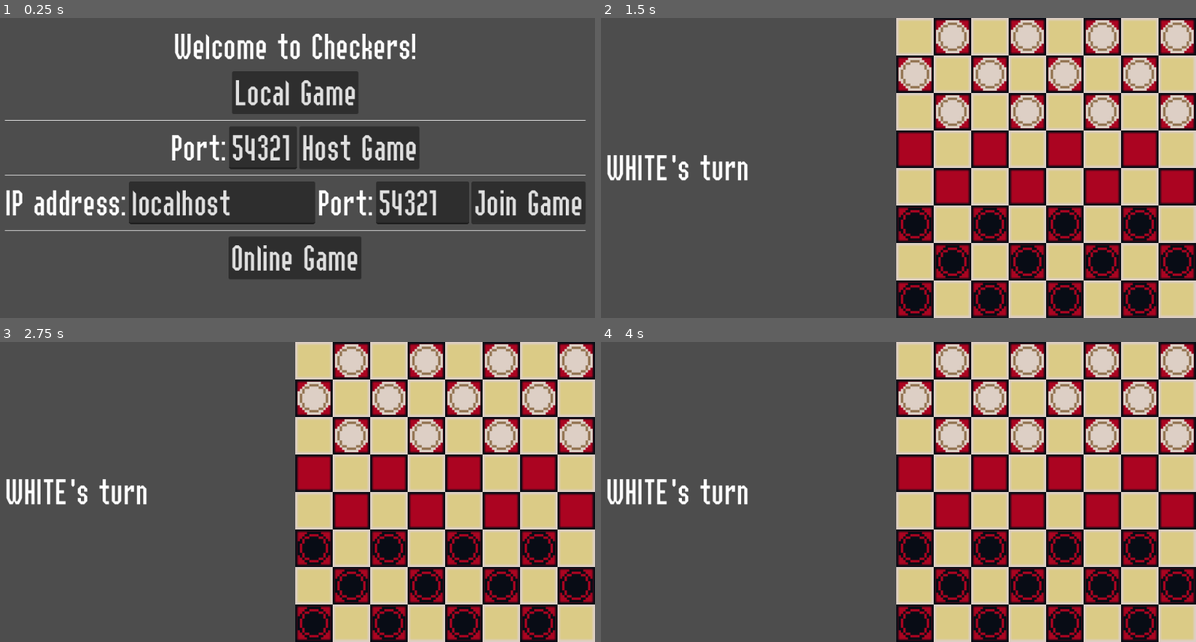
Above: before the commit, frames 1-4 (two rows, left to right).
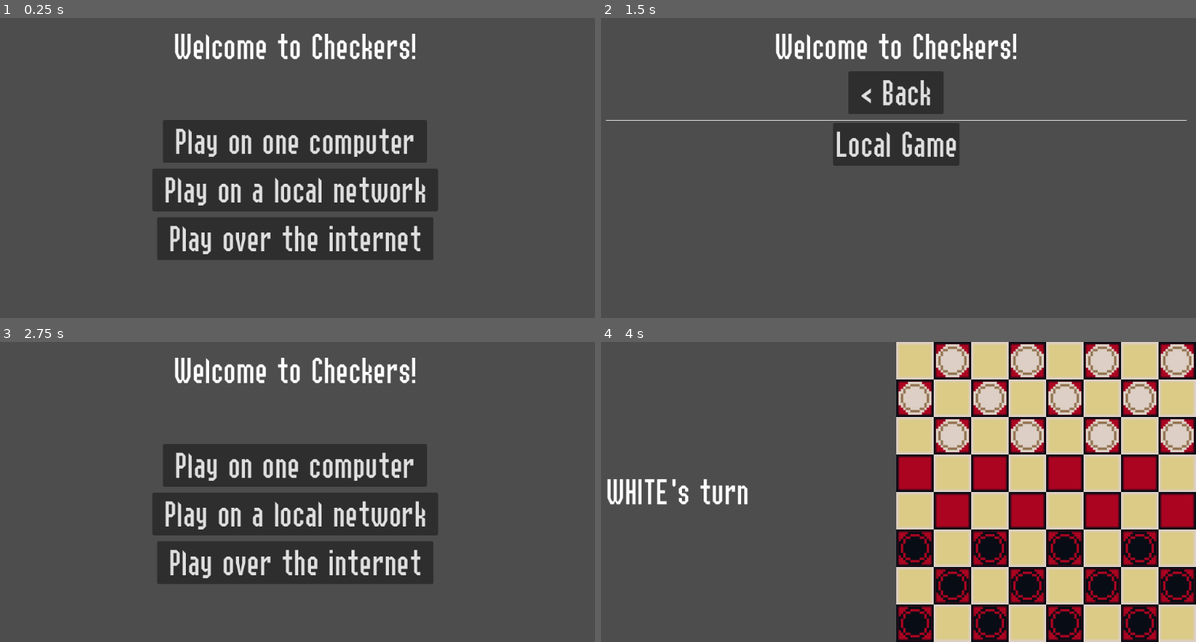
Above: after the commit, the same moments.

Repository: k4gi/boardplayer
Game: Godot game, scene res://CheckersMain.tscn
Two runs of this game, one before a commit and one after it. Both use one fixed random seed, a clock stepped at 60 frames per second and the inputs below.
Inputs (mouse positions are in pixels of both pictures, inside the frame that each line leads up to):
- Up to frame 1 (0.25 s): no input
- Up to frame 2 (1.5 s): click (898, 93) at 0.5 s, where only the run before the commit has a clickable "Local Game"; click (898, 141) at 1.25 s, where only the run after the commit has a clickable "Play on one computer"
- Up to frame 3 (2.75 s): click (297, 417) at 2 s, where only the run after the commit has a clickable "< Back"
- Up to frame 4 (4 s): click (898, 465) at 2.75 s, where only the run after the commit has a clickable "Play on one computer"; click (898, 468) at 3.5 s, where only the run after the commit has a clickable "Local Game"

The runs differ from the first frame. In frame 1, 24% of the frame differs, in the area x 0-99%, y 17-87%; in frame 2, 55%; in frame 3, 61%, in the area x 1-100%, y 0-100%; in frame 4, nothing differs.

Commit message:
the beginnings of a nice nested main menu. also sorted out all those compiler warnings that weren't important

Diff:
--- a/boardplayer/CheckersClient.gd
+++ b/boardplayer/CheckersClient.gd
@@ -22,8 +22,8 @@
 
 
 @rpc("any_peer", "reliable")
-func pickup_piece(piece_pos: Vector2i):
-	pass
+func pickup_piece(_piece_pos: Vector2i):
+	pass #dummy
 
 
 @rpc("reliable")
@@ -87,7 +87,7 @@
 
 
 @rpc("any_peer", "reliable")
-func move_piece(piece_pos: Vector2i, highlight_pos: Vector2i, taking_piece_pos):
+func move_piece(_piece_pos: Vector2i, _highlight_pos: Vector2i, _taking_piece_pos):
 	pass #dummy
 
 
@@ -141,7 +141,7 @@
 
 func _on_move_highlight_move_here(highlight):
 	var is_action = highlight.get("is_action")
-	var taking_piece = highlight.get("is_taking_piece")
+	#var taking_piece = highlight.get("is_taking_piece")
 	var highlight_pos = highlight.get_position()
 
 	if not is_action: #not making a move
--- a/boardplayer/CheckersGame.gd
+++ b/boardplayer/CheckersGame.gd
@@ -96,7 +96,7 @@
 			piece_array[x].append( null )
 
 	#spawn in pieces
-	var board_coords = $Board.get_used_cells(0)
+	#var board_coords = $Board.get_used_cells(0)
 	for first_three in range(0,3):
 		for x in range(8):
 			if $Board.get_cell_atlas_coords(0, Vector2i(x,first_three)) == TILE_RED:
--- a/boardplayer/CheckersMain.gd
+++ b/boardplayer/CheckersMain.gd
@@ -4,11 +4,15 @@
 const CHECKERS_GAME = preload("res://CheckersGame.tscn")
 const CHECKERS_CLIENT = preload("res://CheckersClient.tscn")
 
+const DEFAULT_NETWORK_ADDRESS = "127.0.0.1"
+const DEFAULT_NETWORK_PORT = 54321
+const DEFAULT_INTERNET_ADDRESS = "51.161.152.131"
+const DEFAULT_INTERNET_PORT = 54321
+
 
 var network_address = "localhost"
 var network_port = 54321
-#var internet_address = "51.161.152.131"
-var internet_address = "localhost"
+var internet_address = "51.161.152.131"
 var internet_port = 54321
 
 var opponent_peer_id = null
@@ -123,7 +127,7 @@
 	rpc("set_opponent_peer_id", multiplayer.get_multiplayer_peer()) #should be 1? cause we're the host?
 
 
-func _on_peer_disconnected(id):
+func _on_peer_disconnected(_id):
 	pass
 
 
--- a/boardplayer/CheckersMain.tscn
+++ b/boardplayer/CheckersMain.tscn
@@ -1,9 +1,10 @@
-[gd_scene load_steps=7 format=3 uid="uid://dkhy1km40x481"]
+[gd_scene load_steps=8 format=3 uid="uid://dkhy1km40x481"]
 
 [ext_resource type="Script" path="res://CheckersMain.gd" id="1_farx3"]
 [ext_resource type="Theme" uid="uid://d2vr315te7cd8" path="res://DefaultTheme.tres" id="3_183qv"]
 [ext_resource type="Theme" uid="uid://tvwj3tis3sd3" path="res://BigTextTheme.tres" id="3_cfsq8"]
 [ext_resource type="Script" path="res://Chat.gd" id="4_4to8l"]
+[ext_resource type="Script" path="res://MainMenu.gd" id="4_8ejgy"]
 [ext_resource type="Script" path="res://Matching.gd" id="5_2igk7"]
 [ext_resource type="Script" path="res://OnlineReady.gd" id="6_8trr2"]
 
@@ -25,75 +26,120 @@
 [node name="MainMenu" type="VBoxContainer" parent="MarginContainer/VBoxUI"]
 unique_name_in_owner = true
 layout_mode = 2
+size_flags_vertical = 3
 theme = ExtResource("3_cfsq8")
 theme_override_constants/separation = 10
-
-[node name="Label" type="Label" parent="MarginContainer/VBoxUI/MainMenu"]
+script = ExtResource("4_8ejgy")
+
+[node name="Title" type="Label" parent="MarginContainer/VBoxUI/MainMenu"]
 layout_mode = 2
 text = "Welcome to Checkers!"
 horizontal_alignment = 1
 
-[node name="LocalGame" type="Button" parent="MarginContainer/VBoxUI/MainMenu"]
+[node name="BackButton" type="Button" parent="MarginContainer/VBoxUI/MainMenu"]
+visible = false
+layout_mode = 2
+size_flags_horizontal = 4
+text = " < Back "
+
+[node name="MainButtons" type="VBoxContainer" parent="MarginContainer/VBoxUI/MainMenu"]
+layout_mode = 2
+size_flags_horizontal = 4
+size_flags_vertical = 6
+theme_override_constants/separation = 10
+
+[node name="OneComputer" type="Button" parent="MarginContainer/VBoxUI/MainMenu/MainButtons"]
+layout_mode = 2
+size_flags_horizontal = 4
+text = " Play on one computer "
+
+[node name="LocalNetwork" type="Button" parent="MarginContainer/VBoxUI/MainMenu/MainButtons"]
+layout_mode = 2
+size_flags_horizontal = 4
+text = " Play on a local network "
+
+[node name="OverInternet" type="Button" parent="MarginContainer/VBoxUI/MainMenu/MainButtons"]
+layout_mode = 2
+size_flags_horizontal = 4
+text = " Play over the internet "
+
+[node name="OneComputerBox" type="VBoxContainer" parent="MarginContainer/VBoxUI/MainMenu"]
+visible = false
+layout_mode = 2
+
+[node name="Line4" type="ColorRect" parent="MarginContainer/VBoxUI/MainMenu/OneComputerBox"]
+custom_minimum_size = Vector2(0, 1)
+layout_mode = 2
+
+[node name="LocalGame" type="Button" parent="MarginContainer/VBoxUI/MainMenu/OneComputerBox"]
 layout_mode = 2
 size_flags_horizontal = 4
 text = "Local Game"
 
-[node name="ColorRect" type="ColorRect" parent="MarginContainer/VBoxUI/MainMenu"]
+[node name="LocalNetworkBox" type="VBoxContainer" parent="MarginContainer/VBoxUI/MainMenu"]
+visible = false
+layout_mode = 2
+
+[node name="Line" type="ColorRect" parent="MarginContainer/VBoxUI/MainMenu/LocalNetworkBox"]
 custom_minimum_size = Vector2(0, 1)
 layout_mode = 2
 
-[node name="HBoxContainer" type="HBoxContainer" parent="MarginContainer/VBoxUI/MainMenu"]
-layout_mode = 2
-size_flags_horizontal = 4
-
-[node name="Label2" type="Label" parent="MarginContainer/VBoxUI/MainMenu/HBoxContainer"]
+[node name="HostGameBox" type="HBoxContainer" parent="MarginContainer/VBoxUI/MainMenu/LocalNetworkBox"]
+layout_mode = 2
+size_flags_horizontal = 4
+
+[node name="PortLabel" type="Label" parent="MarginContainer/VBoxUI/MainMenu/LocalNetworkBox/HostGameBox"]
 layout_mode = 2
 text = "Port:"
 
-[node name="HostPortEntry" type="LineEdit" parent="MarginContainer/VBoxUI/MainMenu/HBoxContainer"]
-unique_name_in_owner = true
-layout_mode = 2
-size_flags_horizontal = 3
-
-[node name="HostGame" type="Button" parent="MarginContainer/VBoxUI/MainMenu/HBoxContainer"]
+[node name="HostPortEntry" type="LineEdit" parent="MarginContainer/VBoxUI/MainMenu/LocalNetworkBox/HostGameBox"]
+unique_name_in_owner = true
+layout_mode = 2
+size_flags_horizontal = 3
+
+[node name="HostGame" type="Button" parent="MarginContainer/VBoxUI/MainMenu/LocalNetworkBox/HostGameBox"]
 layout_mode = 2
 text = "Host Game"
 
-[node name="ColorRect2" type="ColorRect" parent="MarginContainer/VBoxUI/MainMenu"]
+[node name="Line2" type="ColorRect" parent="MarginContainer/VBoxUI/MainMenu/LocalNetworkBox"]
 custom_minimum_size = Vector2(0, 1)
 layout_mode = 2
 
-[node name="HBoxContainer2" type="HBoxContainer" parent="MarginContainer/VBoxUI/MainMenu"]
-layout_mode = 2
-
-[node name="Label" type="Label" parent="MarginContainer/VBoxUI/MainMenu/HBoxContainer2"]
+[node name="JoinGameBox" type="HBoxContainer" parent="MarginContainer/VBoxUI/MainMenu/LocalNetworkBox"]
+layout_mode = 2
+
+[node name="AddressLabel" type="Label" parent="MarginContainer/VBoxUI/MainMenu/LocalNetworkBox/JoinGameBox"]
 layout_mode = 2
 text = "IP address:"
 
-[node name="IPAddressEntry" type="LineEdit" parent="MarginContainer/VBoxUI/MainMenu/HBoxContainer2"]
+[node name="IPAddressEntry" type="LineEdit" parent="MarginContainer/VBoxUI/MainMenu/LocalNetworkBox/JoinGameBox"]
 unique_name_in_owner = true
 layout_mode = 2
 size_flags_horizontal = 3
 size_flags_stretch_ratio = 2.0
 
-[node name="Label2" type="Label" parent="MarginContainer/VBoxUI/MainMenu/HBoxContainer2"]
+[node name="PortLabel" type="Label" parent="MarginContainer/VBoxUI/MainMenu/LocalNetworkBox/JoinGameBox"]
 layout_mode = 2
 text = "Port:"
 
-[node name="IPPortEntry" type="LineEdit" parent="MarginContainer/VBoxUI/MainMenu/HBoxContainer2"]
-unique_name_in_owner = true
-layout_mode = 2
-size_flags_horizontal = 3
-
-[node name="JoinGame" type="Button" parent="MarginContainer/VBoxUI/MainMenu/HBoxContainer2"]
+[node name="IPPortEntry" type="LineEdit" parent="MarginContainer/VBoxUI/MainMenu/LocalNetworkBox/JoinGameBox"]
+unique_name_in_owner = true
+layout_mode = 2
+size_flags_horizontal = 3
+
+[node name="JoinGame" type="Button" parent="MarginContainer/VBoxUI/MainMenu/LocalNetworkBox/JoinGameBox"]
 layout_mode = 2
 text = "Join Game"
 
-[node name="ColorRect3" type="ColorRect" parent="MarginContainer/VBoxUI/MainMenu"]
+[node name="OverInternetBox" type="VBoxContainer" parent="MarginContainer/VBoxUI/MainMenu"]
+visible = false
+layout_mode = 2
+
+[node name="Line3" type="ColorRect" parent="MarginContainer/VBoxUI/MainMenu/OverInternetBox"]
 custom_minimum_size = Vector2(0, 1)
 layout_mode = 2
 
-[node name="OnlineGame" type="Button" parent="MarginContainer/VBoxUI/MainMenu"]
+[node name="OnlineGame" type="Button" parent="MarginContainer/VBoxUI/MainMenu/OverInternetBox"]
 layout_mode = 2
 size_flags_horizontal = 4
 text = "Online Game"
@@ -286,10 +332,14 @@
 size_flags_horizontal = 3
 mouse_filter = 2
 
-[connection signal="pressed" from="MarginContainer/VBoxUI/MainMenu/LocalGame" to="." method="_on_local_game_pressed"]
-[connection signal="pressed" from="MarginContainer/VBoxUI/MainMenu/HBoxContainer/HostGame" to="." method="_on_host_game_pressed"]
-[connection signal="pressed" from="MarginContainer/VBoxUI/MainMenu/HBoxContainer2/JoinGame" to="." method="_on_join_game_pressed"]
-[connection signal="pressed" from="MarginContainer/VBoxUI/MainMenu/OnlineGame" to="." method="_on_online_game_pressed"]
+[connection signal="pressed" from="MarginContainer/VBoxUI/MainMenu/BackButton" to="MarginContainer/VBoxUI/MainMenu" method="_on_back_button_pressed"]
+[connection signal="pressed" from="MarginContainer/VBoxUI/MainMenu/MainButtons/OneComputer" to="MarginContainer/VBoxUI/MainMenu" method="_on_one_computer_pressed"]
+[connection signal="pressed" from="MarginContainer/VBoxUI/MainMenu/MainButtons/LocalNetwork" to="MarginContainer/VBoxUI/MainMenu" method="_on_local_network_pressed"]
+[connection signal="pressed" from="MarginContainer/VBoxUI/MainMenu/MainButtons/OverInternet" to="MarginContainer/VBoxUI/MainMenu" method="_on_over_internet_pressed"]
+[connection signal="pressed" from="MarginContainer/VBoxUI/MainMenu/OneComputerBox/LocalGame" to="." method="_on_local_game_pressed"]
+[connection signal="pressed" from="MarginContainer/VBoxUI/MainMenu/LocalNetworkBox/HostGameBox/HostGame" to="." method="_on_host_game_pressed"]
+[connection signal="pressed" from="MarginContainer/VBoxUI/MainMenu/LocalNetworkBox/JoinGameBox/JoinGame" to="." method="_on_join_game_pressed"]
+[connection signal="pressed" from="MarginContainer/VBoxUI/MainMenu/OverInternetBox/OnlineGame" to="." method="_on_online_game_pressed"]
 [connection signal="pressed" from="MarginContainer/VBoxUI/WinResult/PlayAgain" to="." method="_on_play_again_pressed"]
 [connection signal="pressed" from="MarginContainer/VBoxUI/Chat/VBox/VBoxControls/StartMultiGame" to="." method="_on_start_multi_game_pressed"]
 [connection signal="toggled" from="MarginContainer/VBoxUI/Chat/VBox/VBoxControls/ReadyButton" to="MarginContainer/VBoxUI/Chat" method="_on_ready_button_toggled"]
--- a/boardplayer/CheckersPiece.gd
+++ b/boardplayer/CheckersPiece.gd
@@ -13,7 +13,7 @@
 var grid_position := Vector2i.ZERO
 
 
-func _on_checkers_piece_input_event(viewport, event, shape_idx):
+func _on_checkers_piece_input_event(_viewport, event, _shape_idx):
 	if event.has_method( "get_button_index" ): #is an InputEventMouseButton?
 		if not event.is_pressed(): #on button release
 			emit_signal("pickup_piece", self)
--- /dev/null
+++ b/boardplayer/MainMenu.gd
@@ -0,0 +1,34 @@
+extends VBoxContainer
+
+
+@onready var BackButton = $BackButton
+@onready var MainButtons = $MainButtons
+@onready var OneComputerBox = $OneComputerBox
+@onready var LocalNetworkBox = $LocalNetworkBox
+@onready var OverInternetBox = $OverInternetBox
+
+
+func _on_back_button_pressed():
+	OneComputerBox.set_visible(false)
+	LocalNetworkBox.set_visible(false)
+	OverInternetBox.set_visible(false)
+	BackButton.set_visible(false)
+	MainButtons.set_visible(true)
+
+
+func _on_one_computer_pressed():
+	MainButtons.set_visible(false)
+	BackButton.set_visible(true)
+	OneComputerBox.set_visible(true)
+
+
+func _on_local_network_pressed():
+	MainButtons.set_visible(false)
+	BackButton.set_visible(true)
+	LocalNetworkBox.set_visible(true)
+
+
+func _on_over_internet_pressed():
+	MainButtons.set_visible(false)
+	BackButton.set_visible(true)
+	OverInternetBox.set_visible(true)
--- a/boardplayer/MoveHighlight.gd
+++ b/boardplayer/MoveHighlight.gd
@@ -9,7 +9,7 @@
 var is_taking_piece = null #Vector2i grid position
 
 
-func _on_move_highlight_input_event(viewport, event, shape_idx):
+func _on_move_highlight_input_event(_viewport, event, _shape_idx):
 	if event.has_method( "get_button_index" ): #is an InputEventMouseButton?
 		if not event.is_pressed():
 			emit_signal("move_here", self)
--- a/boardplayer/OnlineReady.gd
+++ b/boardplayer/OnlineReady.gd
@@ -6,7 +6,7 @@
 
 
 @rpc("any_peer", "reliable")
-func ready_button_pressed(button_pressed):
+func ready_button_pressed(_button_pressed):
 	pass #dummy
 
 
Not shown, changed: boardplayer/export_presets.cfg
Not shown, added: boardplayer-server/export_presets.cfg
